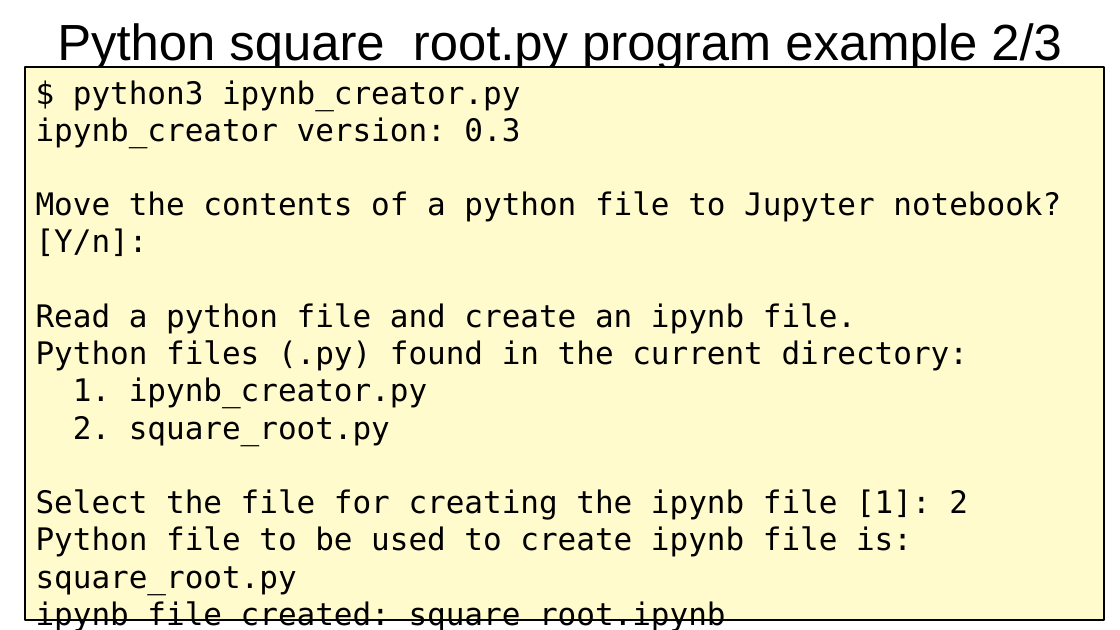
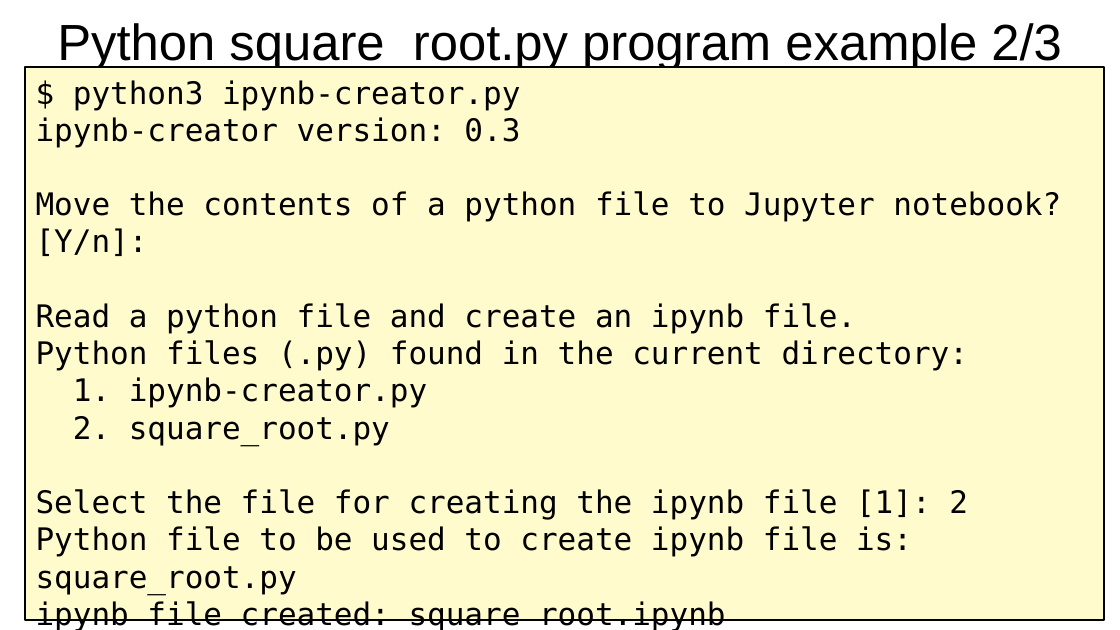
Before and after one commit to irsbugs/ipynb-creator, a slide deck: slide 15 of ipynb_creator_presentation.odp. Drawn at 1120x630 pixels with LibreOffice and Linux fonts; fonts in the diff are those of the drawing. Boxes give left, top, right and bottom in pixels: in the first picture for what was removed or moved away, otherwise in the second. Text is boxed around its words. In the diff, an @@ line names an element or a change of style, - is before the commit and + after.

```diff
--- a/ipynb_creator_presentation.odp
+++ b/ipynb_creator_presentation.odp
@@ text in rectangle at (36,80,520,147): text changed @@
-$ python3 ipynb_creator.py
-ipynb_creator version: 0.3
+$ python3 ipynb-creator.py
+ipynb-creator version: 0.3
@@ text in rectangle at (73,377,427,408): text changed @@
-1. ipynb_creator.py
+1. ipynb-creator.py
```
Also in this commit, not shown: 13 other slides changed.
